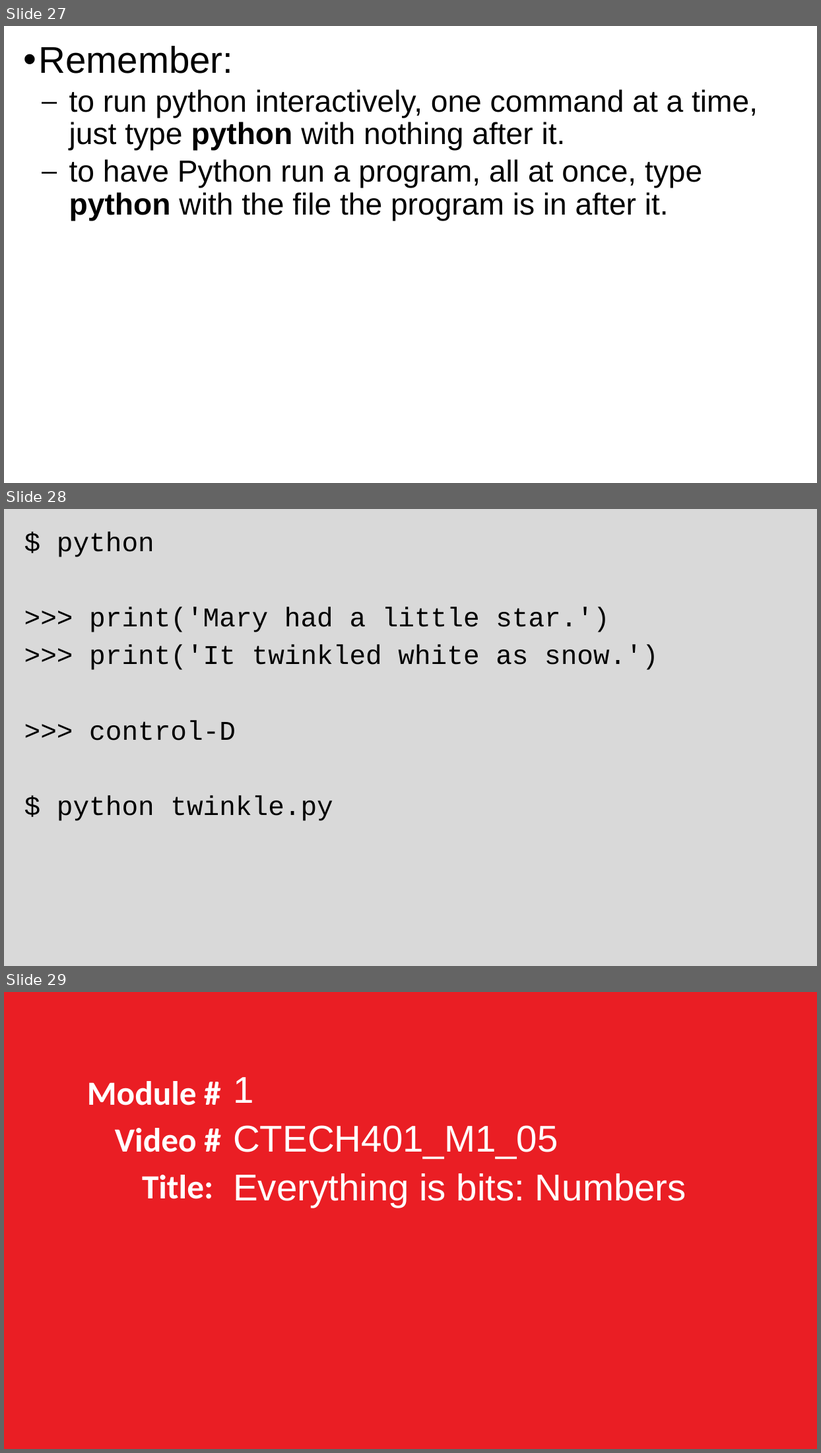
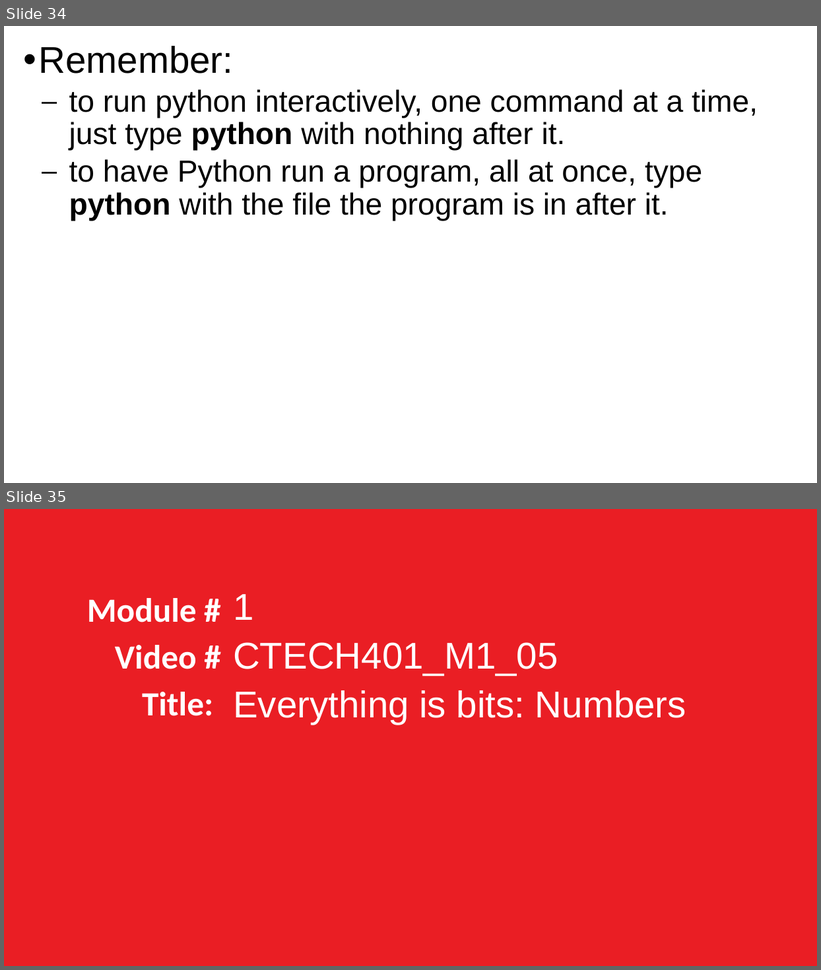
Before and after one commit to grimmelm/ctech404, a slide deck: ctech401/module_1/CTECH401 Module 1 - Hello World and Storing Data.pptx. Shown one above the other, each under a label of ours: slides 27, 28 and 29 before the commit, slides 34 and 35 after it. The pictures are 821x1453 and 821x970 pixels, drawn with LibreOffice and Linux fonts; fonts in the diff are those of the drawing. Boxes give left, top, right and bottom in pixels: in the first picture for what was removed or moved away, otherwise in the second. Text is boxed around its words. In the diff, an @@ line names an element or a change of style, - is before the commit and + after.

```diff
--- a/ctech401/module_1/CTECH401 Module 1 - Hello World and Storing Data.pptx
+++ b/ctech401/module_1/CTECH401 Module 1 - Hello World and Storing Data.pptx
@@ slide 28 removed at (4,509,817,966), background #D9D9D9 @@
@@ text removed at (57,531,658,821) @@
-$ python
->>> print('Mary had a little star.')
->>> print('It twinkled white as snow.')
->>> control-D
-$ python twinkle.py
@@ what was slide 27 is now slide 34 @@
@@ what was slide 29 is now slide 35 @@
```
Also in this commit, not shown: 10 slides changed, 8 slides added, 1 other slide removed, 2 other files.
